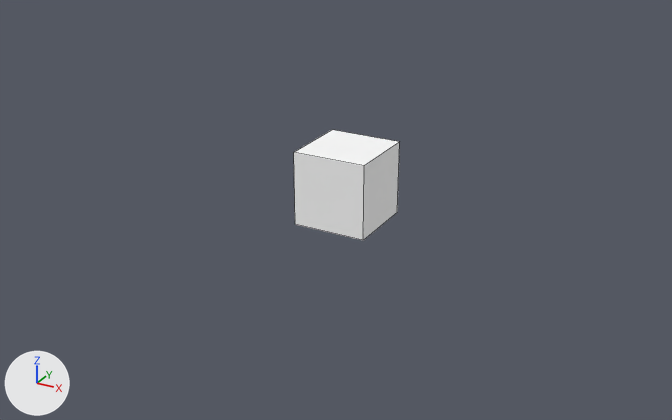
The FBX model data/massivelighting/models/testScene/testScene.fbx as it was, and as the next commit left it.
Rendered twice from a camera (50 mm lens) standing at (10.6, -19.87, 9.1) and looking at (-1.01, 1.22, -1.45). The axes (+X, +Y, +Z) are drawn at lower left. The lights are the same throughout. Mesh edges are drawn as thin lines.

Before the edit, the objects in view are built like this:
```python
mat_material_001 = principled_material('Material.001')
mat_material_001.texture = img_texture_png  # with its transparency
mat_material_001.roughness = 0.69
me_cube = bpy.data.meshes.new('Cube')
me_cube.from_pydata(...)  # a box spanning x -1.0..1.0, y -1.0..1.0, z -1.0..1.0
me_cube.materials.append(mat_material_001)  # picture img_texture_png
ob_cube = bpy.data.objects.new('Cube', me_cube)
ob_cube.location = (0.0, 0.0, 0.0)
```
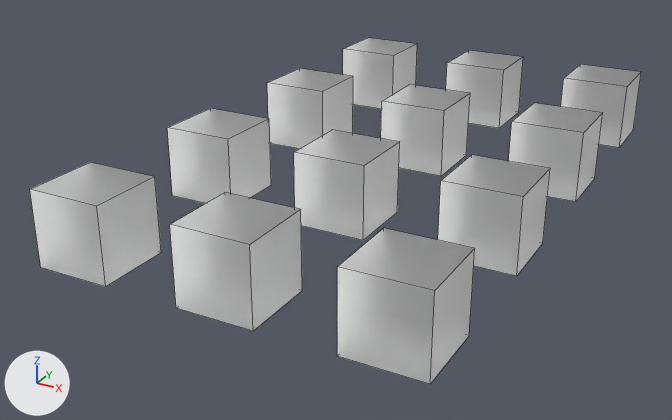
The change, as a list of edits to the scene's bpy script:
```text
Change img_texture_png:
    img_texture_png: load_image('texture.png', 'texture.png', 1, 1, 'sRGB') -> load_image('texture.png', 'texture.png', 1, 1, 'Non-Color')
Change mat_material_001:
    add n3 = _N.new('ShaderNodeTexImage'); n3.name = 'Image Texture.001'
    add n3.image = img_texture_png
    where n0 = _N.new('ShaderNodeBsdfPrincipled'); n0.name = 'Principled BSDF'
    add _L.new(n3.outputs[0], n0.inputs[18])  # 'Color' to 'Transmission Weight'
Add ob_cube_005:
    ob_cube_005 = bpy.data.objects.new('Cube.005', me_cube.copy())  # the mesh of ob_cube
    ob_cube_005.location = (-4.0, 0.0, 0.0)
Add ob_cube_010:
    ob_cube_010 = bpy.data.objects.new('Cube.010', me_cube.copy())  # the mesh of ob_cube
    ob_cube_010.location = (0.0, 5.0, 0.0)
Add ob_cube_011:
    ob_cube_011 = bpy.data.objects.new('Cube.011', me_cube.copy())  # the mesh of ob_cube
    ob_cube_011.location = (0.0, 10.0, 0.0)
Add ob_cube_004:
    ob_cube_004 = bpy.data.objects.new('Cube.004', me_cube.copy())  # the mesh of ob_cube
    ob_cube_004.location = (-4.0, -5.0, 0.0)
Add ob_cube_008:
    ob_cube_008 = bpy.data.objects.new('Cube.008', me_cube.copy())  # the mesh of ob_cube
    ob_cube_008.location = (4.0, 10.0, 0.0)
Add ob_cube_001:
    ob_cube_001 = bpy.data.objects.new('Cube.001', me_cube.copy())  # the mesh of ob_cube
    ob_cube_001.location = (0.0, -5.0, 0.0)
Add ob_cube_006:
    ob_cube_006 = bpy.data.objects.new('Cube.006', me_cube.copy())  # the mesh of ob_cube
    ob_cube_006.location = (-4.0, 10.0, 0.0)
Add ob_cube_007:
    ob_cube_007 = bpy.data.objects.new('Cube.007', me_cube.copy())  # the mesh of ob_cube
    ob_cube_007.location = (-4.0, 5.0, 0.0)
Add ob_cube_003:
    ob_cube_003 = bpy.data.objects.new('Cube.003', me_cube.copy())  # the mesh of ob_cube
    ob_cube_003.location = (4.0, 0.0, 0.0)
Add ob_cube_002:
    ob_cube_002 = bpy.data.objects.new('Cube.002', me_cube.copy())  # the mesh of ob_cube
    ob_cube_002.location = (4.0, -5.0, 0.0)
Add ob_cube_009:
    ob_cube_009 = bpy.data.objects.new('Cube.009', me_cube.copy())  # the mesh of ob_cube
    ob_cube_009.location = (4.0, 5.0, 0.0)
```

Where the change shows, as pixel boxes (x1, y1, x2, y2) in the pictures (672 x 420 px):
'Cube.002', added
    after: (337, 228, 475, 384)
'Cube.001', added
    after: (170, 192, 302, 331)
'Cube.004', added
    after: (30, 162, 161, 287)
'Cube.003', added
    after: (438, 155, 550, 276)
'Cube', surface changed
    both: (294, 130, 400, 240)
'Cube.005', added
    after: (167, 108, 271, 203)
'Cube.009', added
    after: (509, 103, 602, 202)
'Cube.010', added
    after: (381, 85, 470, 176)
'Cube.007', added
    after: (267, 68, 353, 149)
'Cube.011', added
    after: (446, 50, 523, 128)
'Cube.008', added
    after: (561, 64, 641, 148)
'Cube.006', added
    after: (343, 38, 417, 109)
